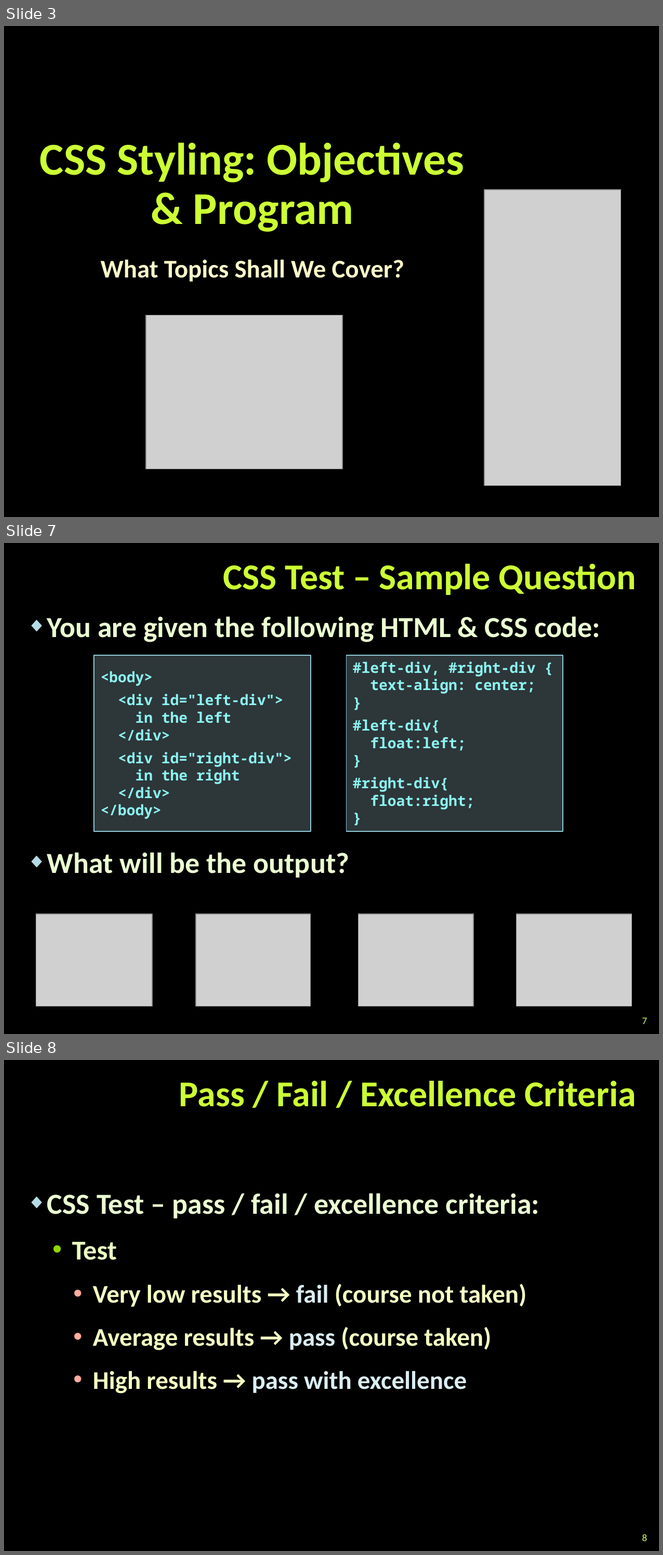
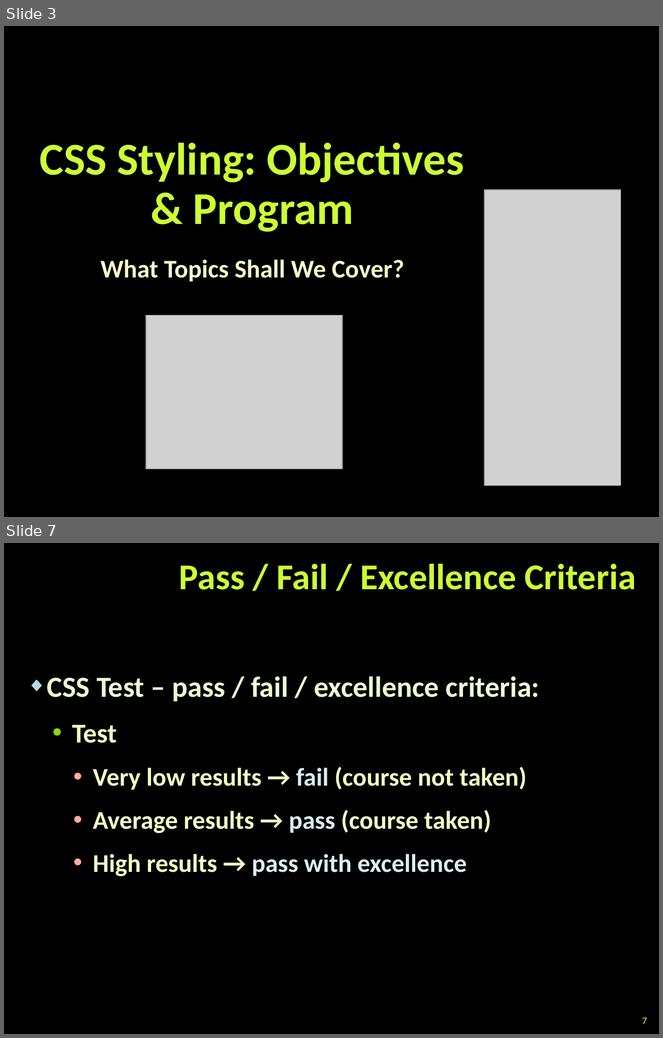
Before and after one commit to StefanSinapov/TelerikAcademy, a slide deck: 5. CSS/Lectures/0. CSS-Course-Introduction.pptx. Shown one above the other, each under a label of ours: slides 3, 7 and 8 before the commit, slides 3 and 7 after it; the slides between them are not shown. The pictures are 663x1555 and 663x1038 pixels, drawn with LibreOffice and Linux fonts; fonts in the diff are those of the drawing; grey boxes stand for pictures; background and template pictures are left out. Boxes give left, top, right and bottom in pixels: in the first picture for what was removed or moved away, otherwise in the second. Text is boxed around its words. In the diff, an @@ line names an element or a change of style, - is before the commit and + after.

```diff
--- a/5. CSS/Lectures/0. CSS-Course-Introduction.pptx
+++ b/5. CSS/Lectures/0. CSS-Course-Introduction.pptx
@@ slide 7 removed at box(4, 543, 659, 1034), background picture (left out) @@
@@ title removed at box(223, 563, 636, 595) @@
-CSS Test – Sample Question
@@ text removed at box(47, 616, 600, 878) @@
-◆ You are given the following HTML & CSS code:
-◆ What will be the output?
@@ rectangle removed at box(94, 655, 311, 831) @@
-<body>
-<div id="left-div">
-in the left
-</div>
-<div id="right-div">
-in the right
-</div>
-</body>
@@ rectangle removed at box(347, 655, 564, 831) @@
-#left-div, #right-div {
-text-align: center;
-}
-#left-div{
-float:left;
-}
-#right-div{
-float:right;
-}
@@ picture removed at box(36, 914, 152, 1007) @@
@@ picture removed at box(196, 914, 311, 1007) @@
@@ picture removed at box(359, 914, 474, 1007) @@
@@ picture removed at box(516, 914, 632, 1007) @@
@@ page number removed at box(642, 1018, 647, 1025) @@
-7
@@ what was slide 8 is now slide 7 @@
@@ page number at box(642, 1018, 647, 1025): text changed @@
-8
+7
```
Also in this commit, not shown: 5 slides changed, 1 slide added, 2 other slides removed, 1 other file.
